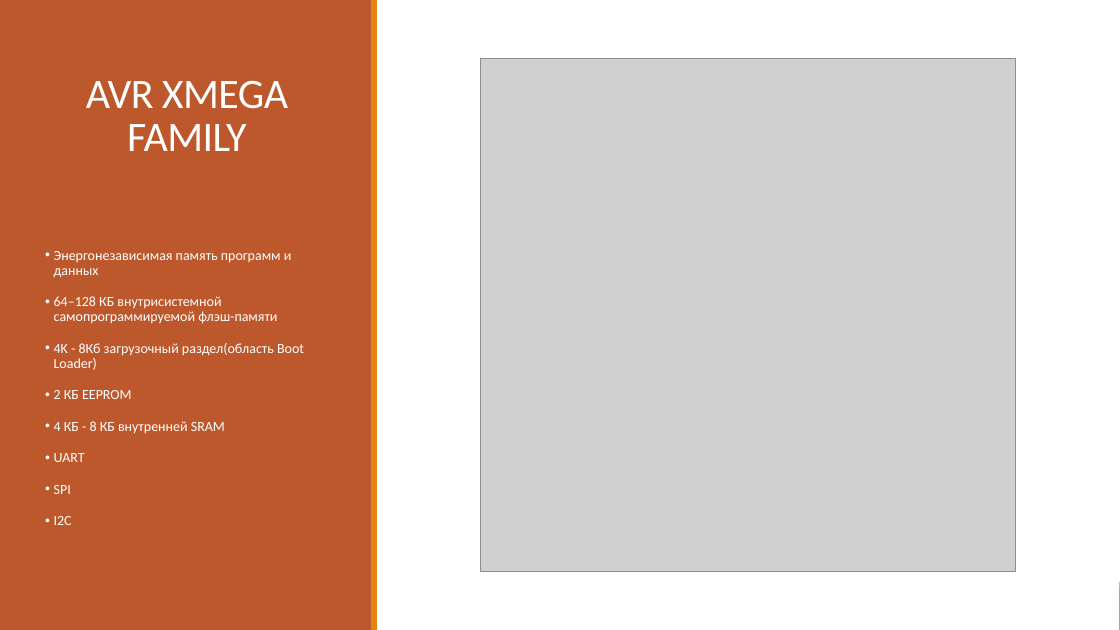
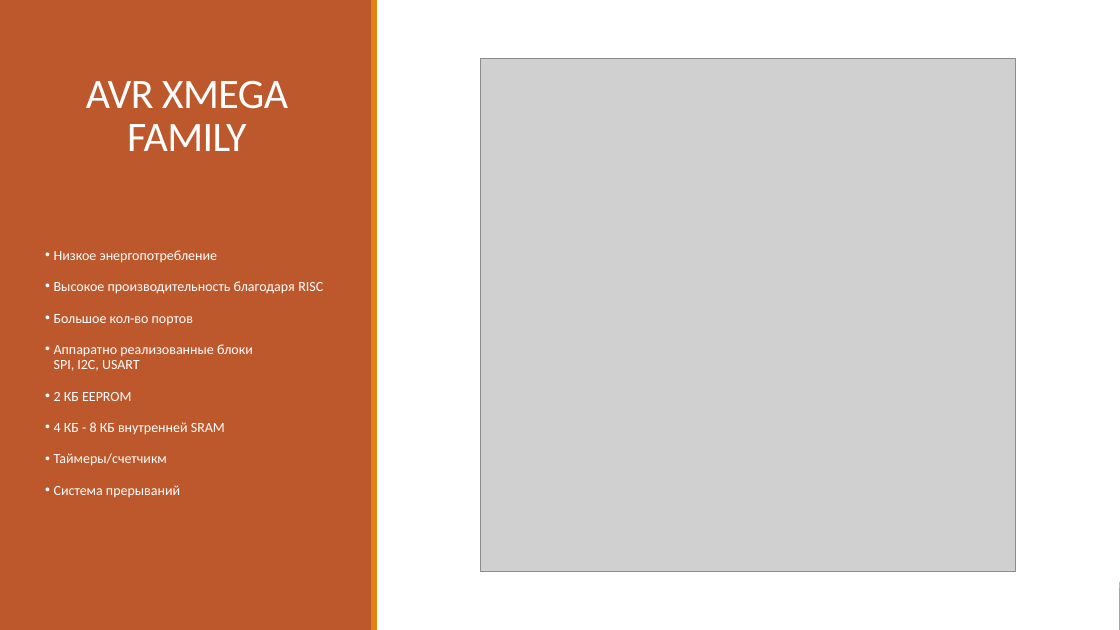
Before and after one commit to ramilabdullaev/diplom, a slide deck: slide 3 of ARamil.pptx. Drawn at 1120x630 pixels with LibreOffice and Linux fonts; fonts in the diff are those of the drawing; grey boxes stand for pictures. Boxes give left, top, right and bottom in pixels: in the first picture for what was removed or moved away, otherwise in the second. Text is boxed around its words. In the diff, an @@ line names an element or a change of style, - is before the commit and + after.

```diff
--- a/ARamil.pptx
+++ b/ARamil.pptx
@@ text at box(54, 250, 323, 371): text changed @@
-• Энергонезависимая память программ и данных
-• 64–128 КБ внутрисистемной самопрограммируемой флэш-памяти
-• 4K - 8Кб загрузочный раздел(область Boot Loader)
+• Низкое энергопотребление
+• Высокое производительность благодаря RISC
+• Большое кол-во портов
+• Аппаратно реализованные блоки SPI, I2C, USART
@@ text at box(54, 453, 180, 498): text changed @@
-• UART
-• SPI
-• I2C
+• Таймеры/счетчикм
+• Система прерываний
```
Also in this commit, not shown: 1 other file.
